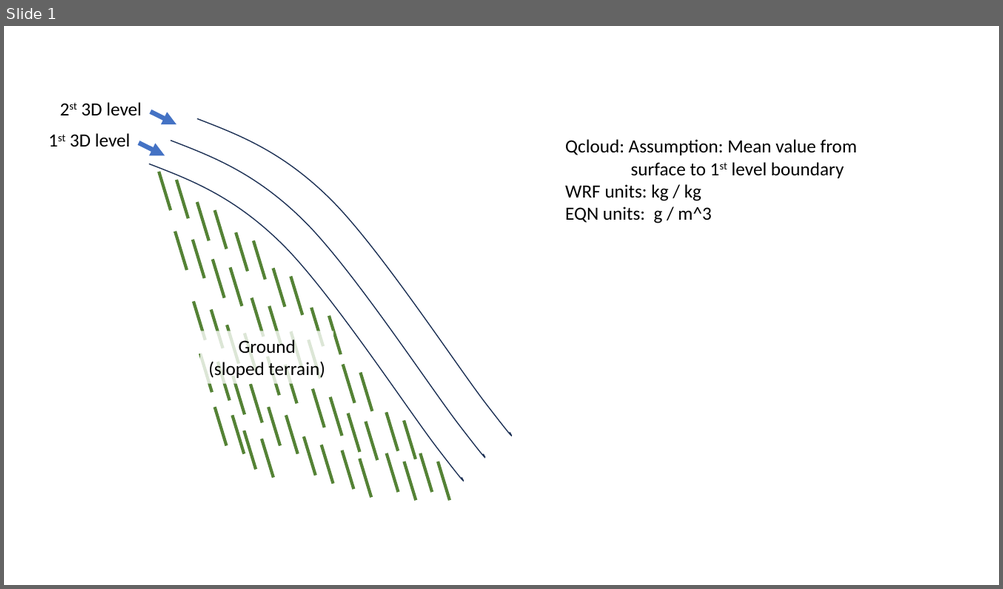
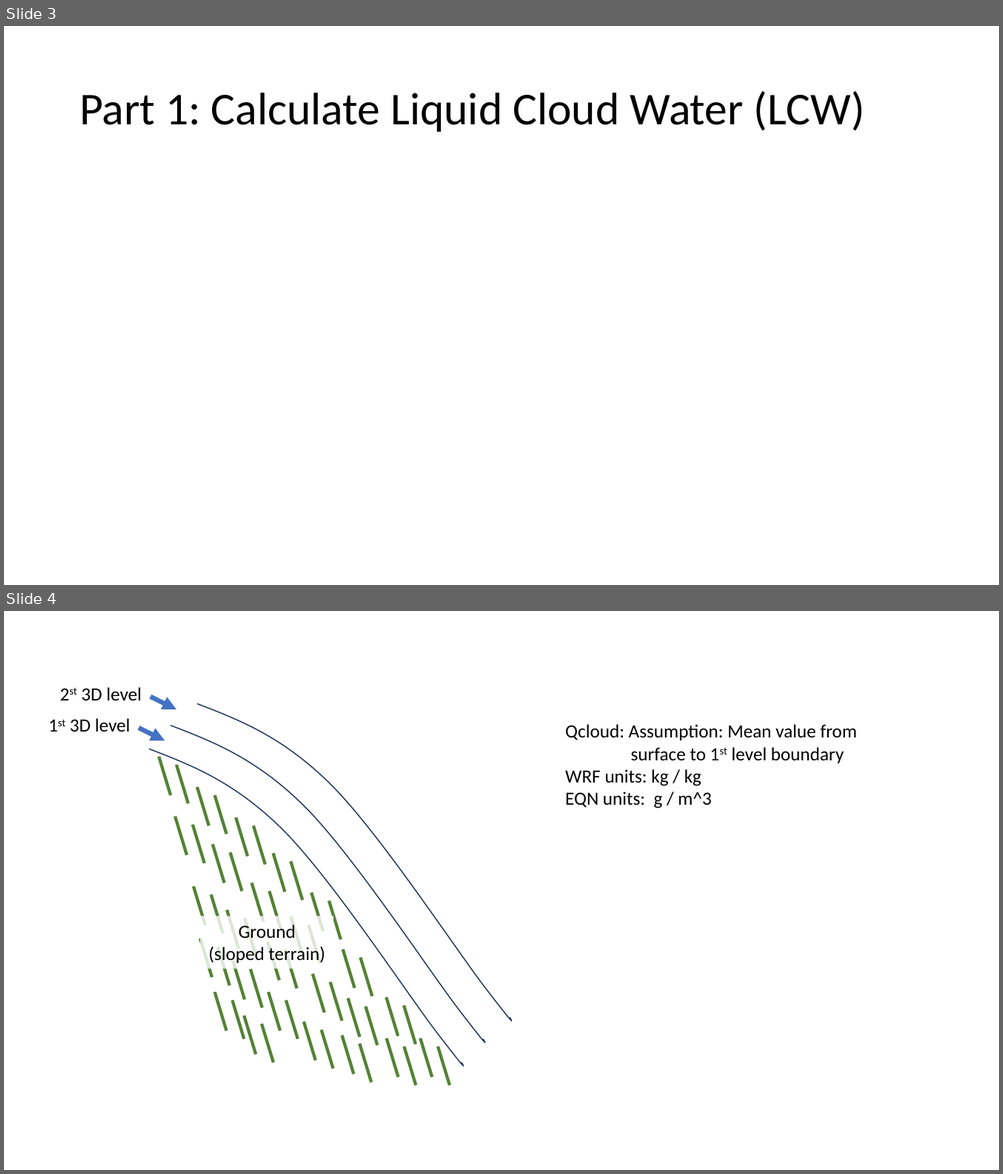
Before and after one commit to akeyel/HI_WRF, a slide deck: Progress/3D_Calcs.pptx. Shown one above the other, each under a label of ours: slide 1 before the commit, slides 3 and 4 after it. The pictures are 1003x589 and 1003x1174 pixels, drawn with LibreOffice and Linux fonts; fonts in the diff are those of the drawing. Boxes give left, top, right and bottom in pixels: in the first picture for what was removed or moved away, otherwise in the second. Text is boxed around its words. In the diff, an @@ line names an element or a change of style, - is before the commit and + after.

Commit message:
Progress on worked example for cloud water interception. Still some bugs to work out.

```diff
--- a/Progress/3D_Calcs.pptx
+++ b/Progress/3D_Calcs.pptx
@@ slide 3 added at box(4, 26, 999, 585), background #FFFFFF @@
@@ title added at box(79, 91, 865, 132), 44 pt, text #000000 @@
+Part 1: Calculate Liquid Cloud Water (LCW)
@@ what was slide 1 is now slide 4 @@
```
Also in this commit, not shown: 12 other slides added, 1 other file.
